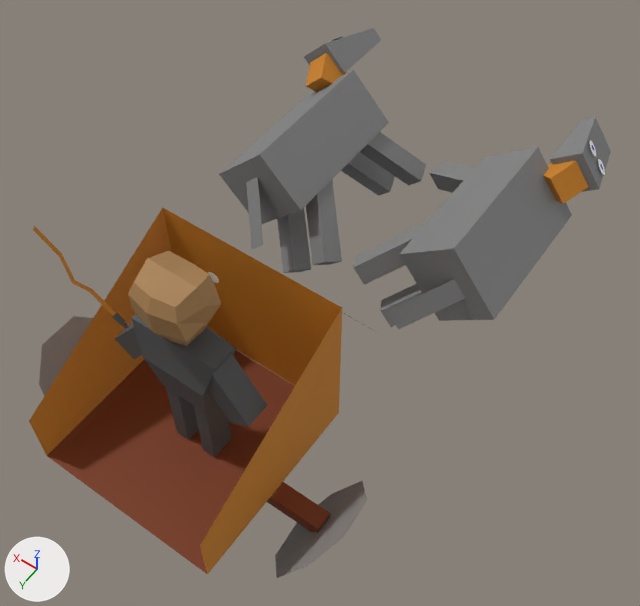
One commit to the OBJ model King Of Kings Docs/Models/heavychariot1d.obj: the scene before it, then after it.
Both versions are drawn from a 50 mm camera at (-0.84, 9.59, 19.78) aimed at (6.82, -1.14, 2.93). Arrows for +X, +Y and +Z are at lower left; the lights stay in place. Where no turn or scale is listed for an object, it has been applied to the vertices.

The first picture shows 'Cube', 'Cube.001', 'Cube.003', 'Cube.006_Cube.009', 'Cube.009_Cube.010', 'Cube.015_Cube.017', 'Cube.021_Cube.023', 'Plane.002', 'Plane.003', 'Plane.004', 'Plane.005_Plane.006', 'Plane.007_Plane.008'.
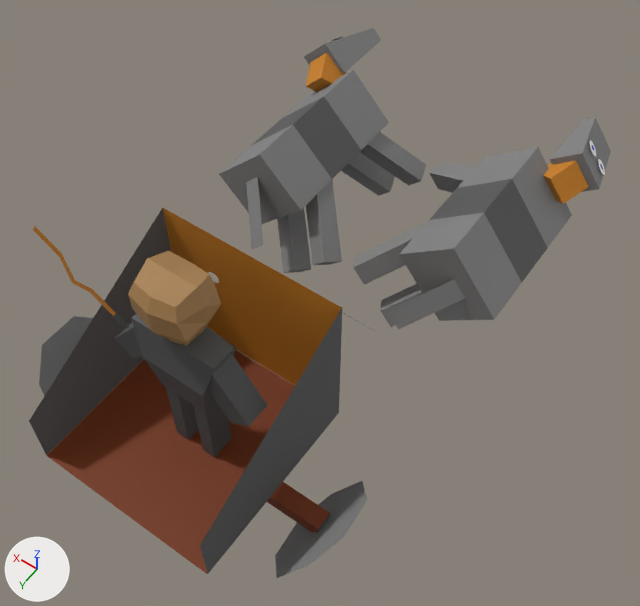
Where the change shows, as pixel boxes (x1, y1, x2, y2) in the pictures (640 x 606 px):
```json
{"object": "Plane.003", "change": "recoloured", "before": [200, 308, 342, 574], "after": [200, 308, 342, 574]}
{"object": "Plane.004", "change": "recoloured", "before": [29, 208, 171, 455], "after": [29, 208, 171, 455]}
{"part": 1, "of": "me_cube_006_cube_009", "change": "built on", "before": [252, 95, 363, 181], "after": [252, 95, 363, 181]}
{"part": 2, "of": "me_cube_015_cube_017", "change": "built on", "before": [428, 176, 549, 284], "after": [428, 176, 549, 284]}
```

The change, as JSON lines over the scene's bpy script:
```json
{"op": "add", "block": "mat_material_015", "code": ["mat_material_015 = principled_material('Material.015')", "mat_material_015.base_color = (0.0984, 0.0984, 0.0984)  # dark grey #585858", "mat_material_015.roughness = 0.69"]}
{"block": "me_cube_006_cube_009", "where": "# used by ob_cube_006_cube_009; location = (0.0, 0.0, 0.0)"}
{"op": "remove", "block": "me_cube_006_cube_009", "code": "me_cube_006_cube_009.from_pydata(...)  # 8 vertices, 6 faces; spans x 8.94..11.72, y -7.48..-3.25, z 1.54..4.33"}
{"op": "add", "block": "me_cube_006_cube_009", "code": "me_cube_006_cube_009.from_pydata(...)  # 16 vertices, 14 faces; spans x 8.94..11.72, y -7.48..-3.25, z 1.54..4.33"}
{"block": "me_cube_006_cube_009", "change": "me_cube_006_cube_009 part 1"}
{"block": "me_cube_006_cube_009", "change": "4 faces are deleted"}
{"block": "me_cube_006_cube_009", "change": "8 vertices are added at x 8.94..11.72, y -6.07..-4.66, z 1.54..4.33"}
{"block": "me_cube_006_cube_009", "change": "8 new faces join them, mat_material_007 (grey #848484)"}
{"block": "me_cube_006_cube_009", "change": "4 new faces join them, mat_material_015 (dark grey #585858)"}
{"op": "add", "block": "me_cube_006_cube_009", "code": "me_cube_006_cube_009.materials.append(mat_material_015)  # dark grey #585858"}
{"block": "me_cube_015_cube_017", "where": "# used by ob_cube_015_cube_017; location = (0.0, 0.0, 0.0)"}
{"op": "remove", "block": "me_cube_015_cube_017", "code": "me_cube_015_cube_017.from_pydata(...)  # 8 vertices, 6 faces; spans x 3.2..5.94, y -7.48..-3.25, z 1.65..4.45"}
{"op": "add", "block": "me_cube_015_cube_017", "code": "me_cube_015_cube_017.from_pydata(...)  # 16 vertices, 14 faces; spans x 3.2..5.94, y -7.48..-3.25, z 1.65..4.45"}
{"block": "me_cube_015_cube_017", "change": "me_cube_015_cube_017 part 2"}
{"block": "me_cube_015_cube_017", "change": "4 faces are deleted"}
{"block": "me_cube_015_cube_017", "change": "8 vertices are added at x 3.2..5.94, y -6.07..-4.66, z 1.65..4.45"}
{"block": "me_cube_015_cube_017", "change": "8 new faces join them, mat_material_012 (grey #848484)"}
{"block": "me_cube_015_cube_017", "change": "4 new faces join them, mat_material_015 (dark grey #585858)"}
{"op": "add", "block": "me_cube_015_cube_017", "code": "me_cube_015_cube_017.materials.append(mat_material_015)  # dark grey #585858"}
{"block": "me_plane_003", "where": "me_plane_003.from_pydata(...)  # 4 vertices, 1 face; spans x 5.12, y 0.47..5.28, z 1.66..5.73"}
{"op": "remove", "block": "me_plane_003", "code": "me_plane_003.materials.append(mat_material_014)  # orange #cf8421"}
{"op": "add", "block": "me_plane_003", "code": "me_plane_003.materials.append(mat_material_015)  # dark grey #585858"}
{"block": "me_plane_004", "where": "me_plane_004.from_pydata(...)  # 4 vertices, 1 face; spans x 9.91..9.94, y 0.46..5.28, z 1.66..5.68"}
{"op": "remove", "block": "me_plane_004", "code": "me_plane_004.materials.append(mat_material_014)  # orange #cf8421"}
{"op": "add", "block": "me_plane_004", "code": "me_plane_004.materials.append(mat_material_015)  # dark grey #585858"}
```
